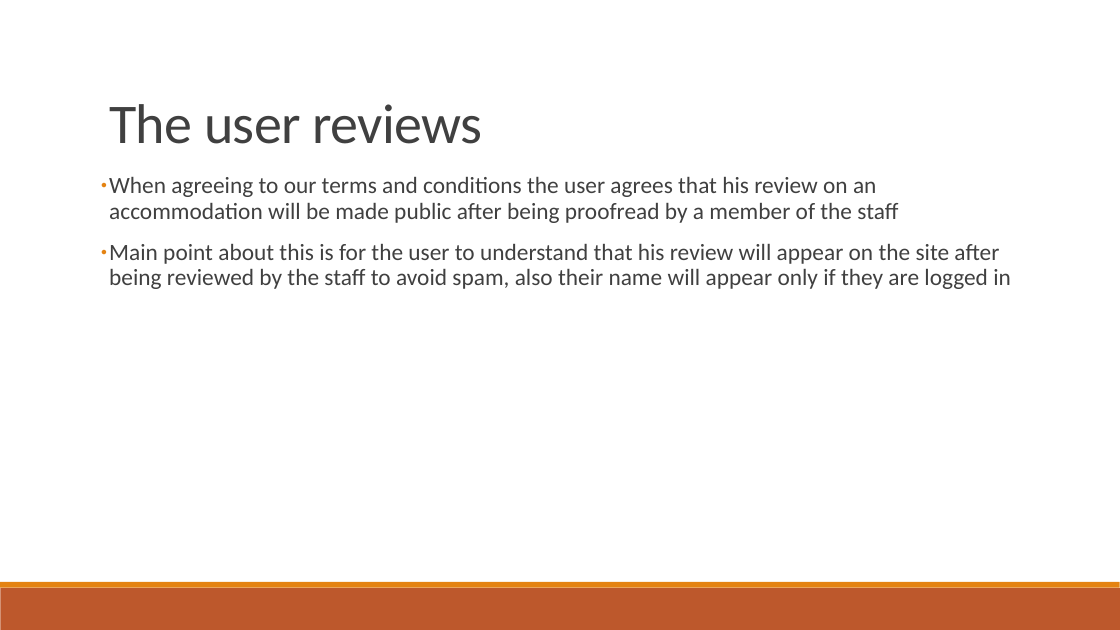
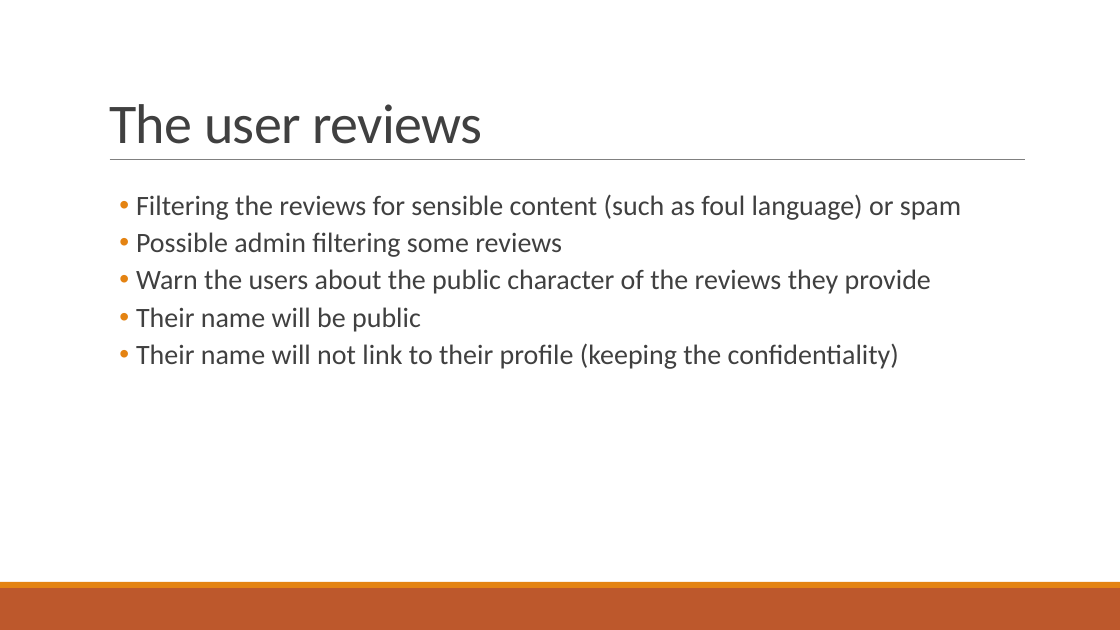
Before and after one commit to dragosthealex/roomies, a slide deck: slide 33 of resources/presentation1/final_presentation.pptx (slide 27 before the commit). Drawn at 1120x630 pixels with LibreOffice and Linux fonts; fonts in the diff are those of the drawing. Boxes give left, top, right and bottom in pixels: in the first picture for what was removed or moved away, otherwise in the second. Text is boxed around its words. In the diff, an @@ line names an element or a change of style, - is before the commit and + after.

```diff
--- a/resources/presentation1/final_presentation.pptx
+++ b/resources/presentation1/final_presentation.pptx
@@ line added from (110, 160) to (1026, 160), #808080 0.5 pt @@
@@ text at [136, 194, 961, 369]: text changed; size 20 to 24 pt @@
-● When agreeing to our terms and conditions the user agrees that his review on an accommodation will be made public after being proofread by a member of the staff
-● Main point about this is for the user to understand that his review will appear on the site after being reviewed by the staff to avoid spam, also their name will appear only if they are logged in
+  • Filtering the reviews for sensible content (such as foul language) or spam
+  • Possible admin filtering some reviews
+  • Warn the users about the public character of the reviews they provide
+  • Their name will be public
+  • Their name will not link to their profile (keeping the confidentiality)
```
Also in this commit, not shown: 19 other slides changed, 10 slides added, 4 slides removed, 4 other files.
